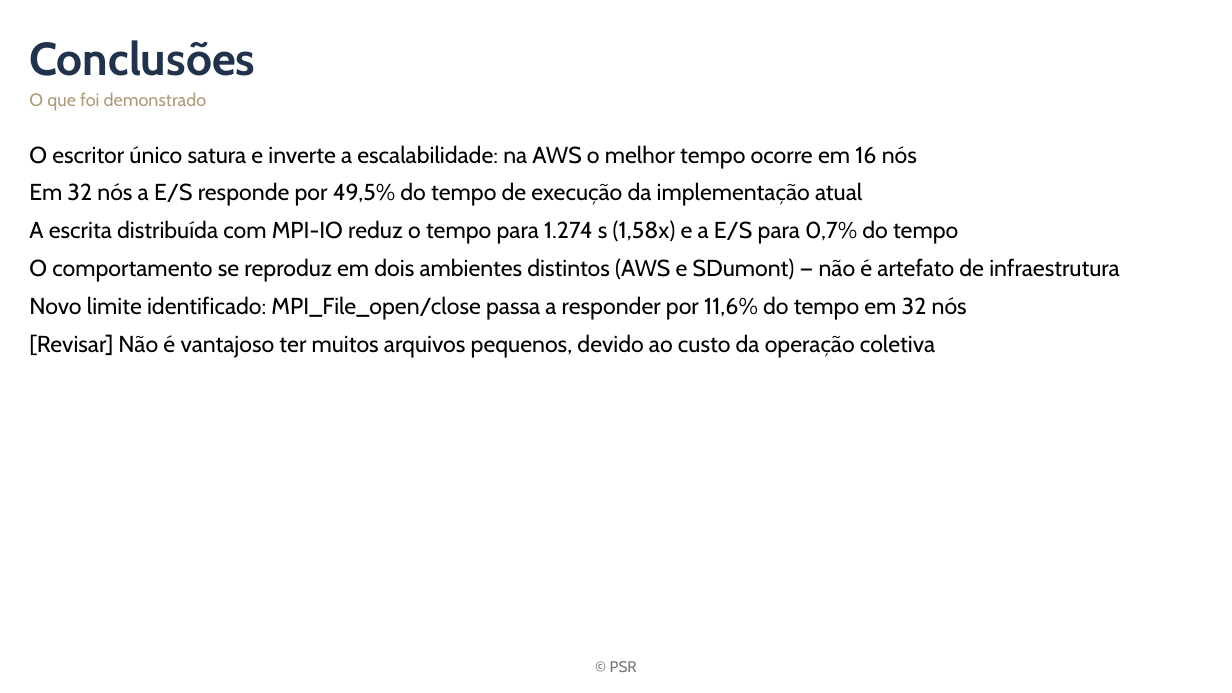
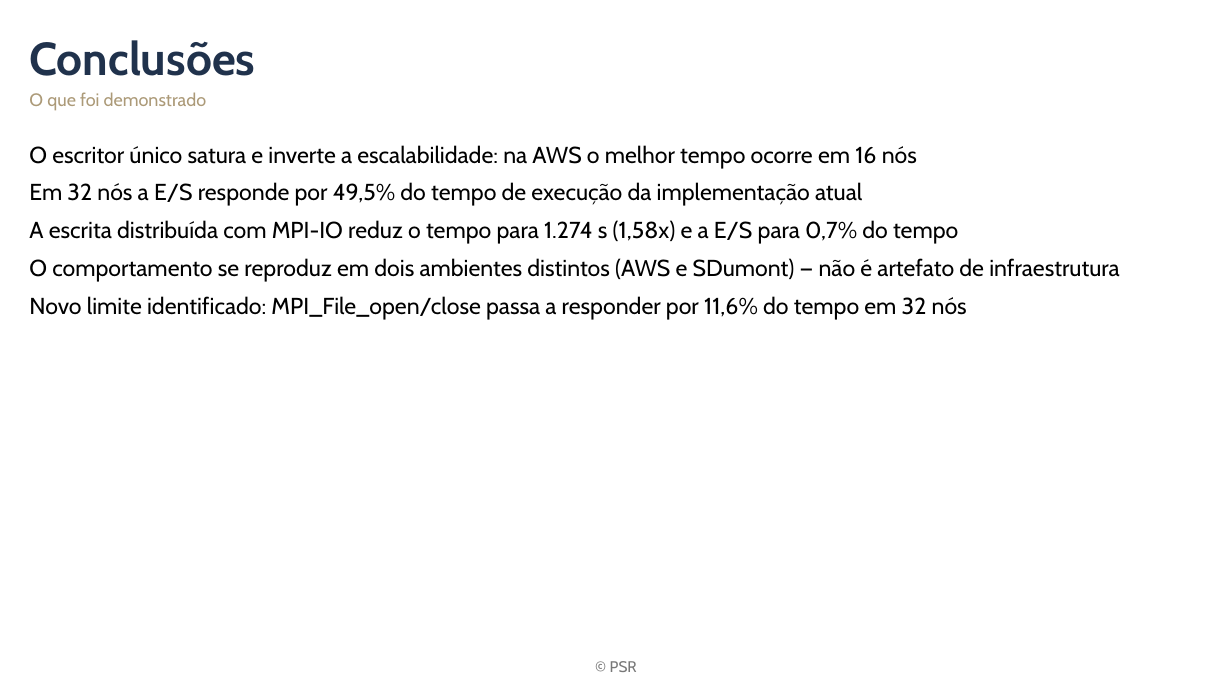
Before and after one commit to mbrcruz/SDDP-MPIO-Latex, a slide deck: slide 18 of Apresentacao/Apresentacao_esqueleto.pptx (slide 20 before the commit). Drawn at 1232x693 pixels with LibreOffice and Linux fonts; fonts in the diff are those of the drawing; background and template pictures are left out. Boxes give left, top, right and bottom in pixels: in the first picture for what was removed or moved away, otherwise in the second. Text is boxed around its words. In the diff, an @@ line names an element or a change of style, - is before the commit and + after.

```diff
--- a/Apresentacao/Apresentacao_esqueleto.pptx
+++ b/Apresentacao/Apresentacao_esqueleto.pptx
@@ text at bbox=[29, 334, 935, 358]: paragraph removed @@
-[Revisar] Não é vantajoso ter muitos arquivos pequenos, devido ao custo da operação coletiva
```
Also in this commit, not shown: 2 other slides changed, 3 slides removed, 6 other files.
